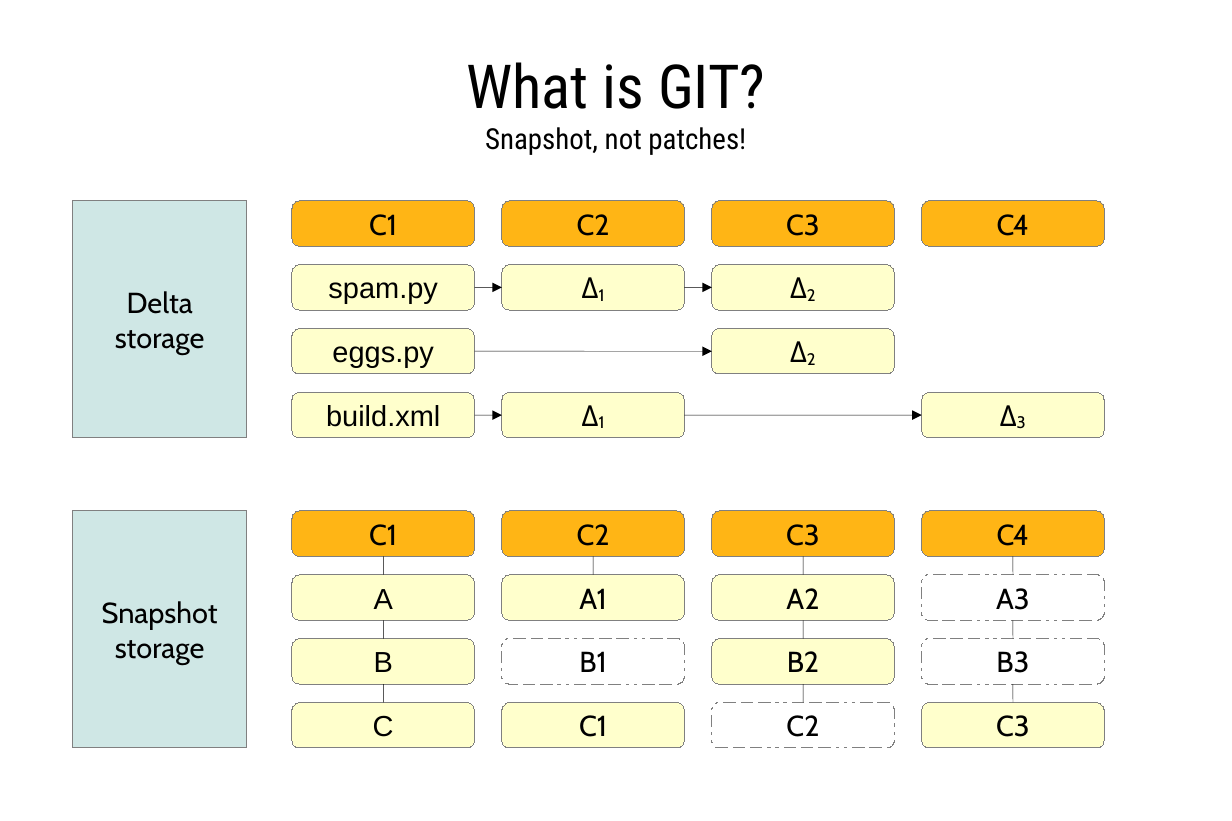
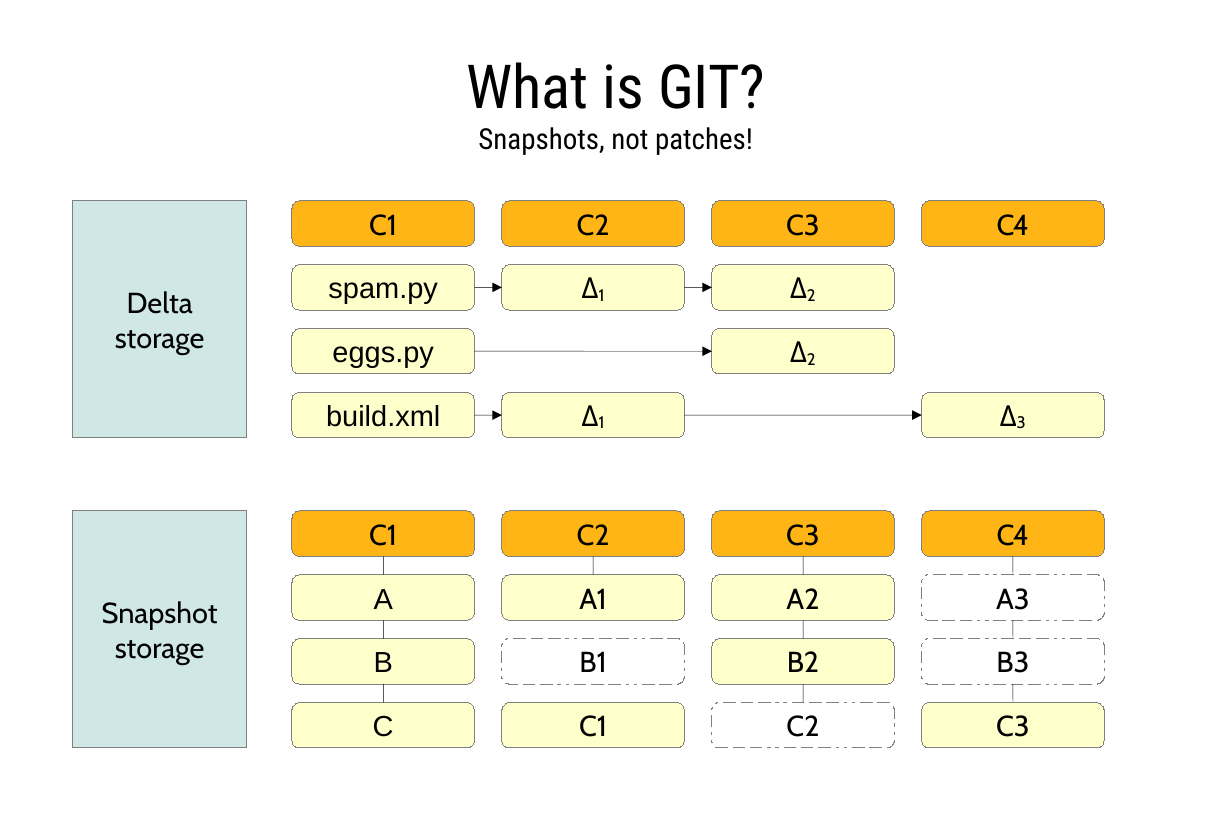
Before and after one commit to 9seconds/WTF-is-GIT-, a slide deck: slide 19 of wtf_is_git.odp. Drawn at 1232x821 pixels with LibreOffice and Linux fonts; fonts in the diff are those of the drawing. Boxes give left, top, right and bottom in pixels: in the first picture for what was removed or moved away, otherwise in the second. Text is boxed around its words. In the diff, an @@ line names an element or a change of style, - is before the commit and + after.

```diff
--- a/wtf_is_git.odp
+++ b/wtf_is_git.odp
@@ title at <box>466,62,765,155</box>: text changed @@
-What is GIT?
-Snapshot, not patches!
+What is GIT?
+Snapshots, not patches!
```
Also in this commit, not shown: 21 other slides changed, 1 slide removed, 1 other file.
